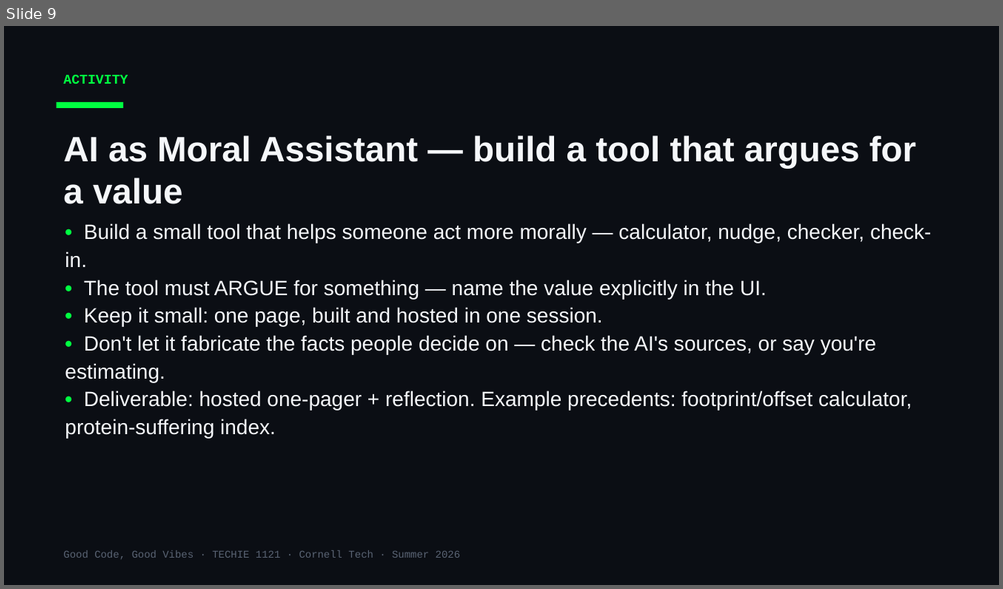
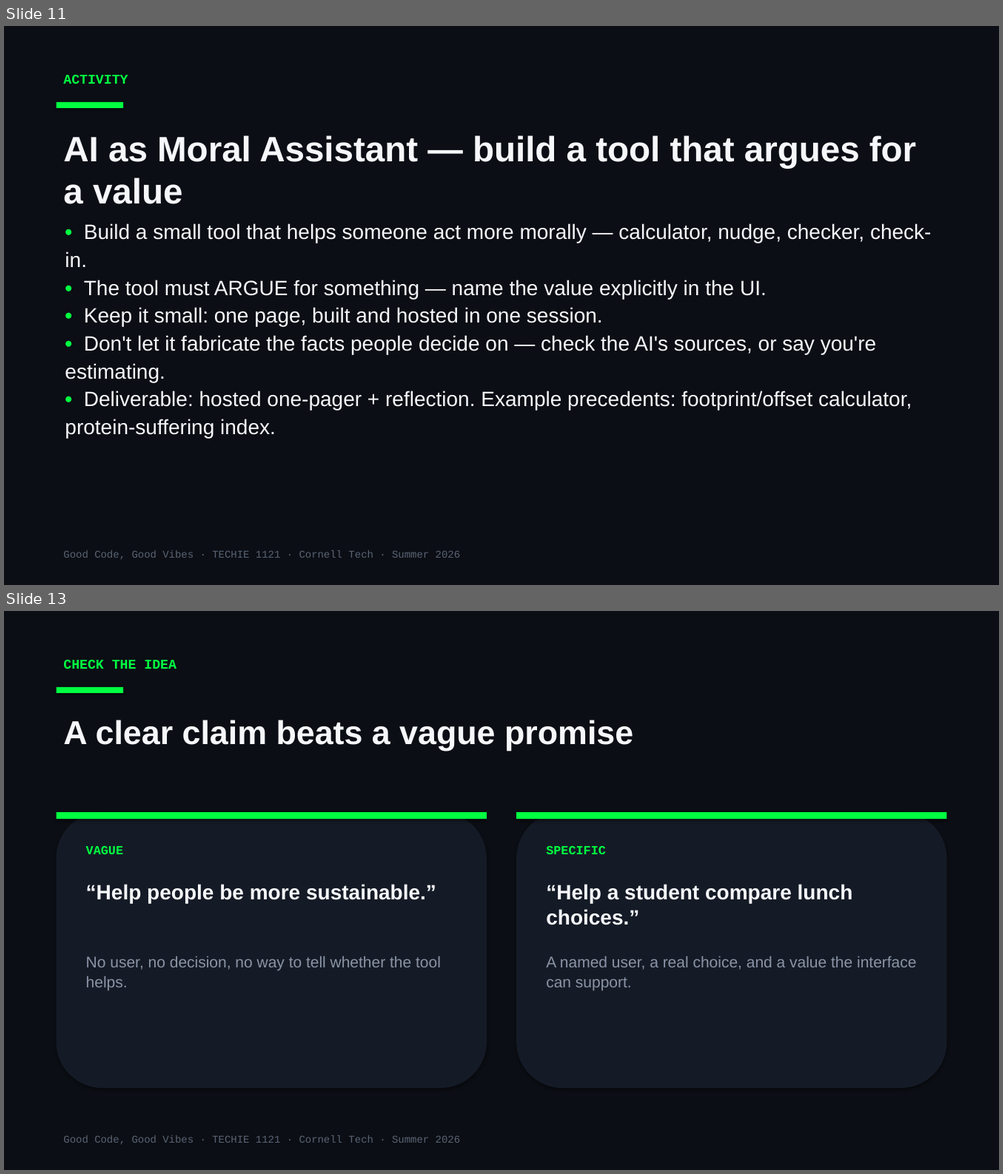
Before and after one commit to Cornell-Tech-Vibe-Coding-Summer-2026/website, a slide deck: slides/Week2-Mon-Values-In-Vibe-Coding.pptx. Shown one above the other, each under a label of ours: slide 9 before the commit, slides 11 and 13 after it; the slides between them are not shown. The pictures are 1003x589 and 1003x1174 pixels, drawn with LibreOffice and Linux fonts; fonts in the diff are those of the drawing. Boxes give left, top, right and bottom in pixels: in the first picture for what was removed or moved away, otherwise in the second. Text is boxed around its words. In the diff, an @@ line names an element or a change of style, - is before the commit and + after.

```diff
--- a/slides/Week2-Mon-Values-In-Vibe-Coding.pptx
+++ b/slides/Week2-Mon-Values-In-Vibe-Coding.pptx
@@ slide 13 added at <box>4,611,999,1170</box>, background #0B0E14 @@
@@ text added at <box>63,660,176,669</box>, 13 pt, text #00FF41, bold @@
+CHECK THE IDEA
@@ rectangle added at <box>57,687,123,693</box>, fill #00FF41 @@
@@ text added at <box>63,720,633,751</box>, 32 pt, text #F5F7FA, bold @@
+A clear claim beats a vague promise
@@ rounded rectangle added at <box>57,812,486,1088</box>, fill #151B26 @@
@@ rectangle added at <box>57,812,486,819</box>, fill #00FF41 @@
@@ rounded rectangle added at <box>517,812,947,1088</box>, fill #151B26 @@
@@ rectangle added at <box>517,812,947,819</box>, fill #00FF41 @@
@@ text added at <box>86,846,123,854</box>, 12 pt, text #00FF41, bold @@
+VAGUE
@@ text added at <box>546,846,606,854</box>, 12 pt, text #00FF41, bold @@
+SPECIFIC
@@ text added at <box>86,884,436,903</box>, 20 pt, text #F5F7FA, bold @@
+“Help people be more sustainable.”
@@ text added at <box>546,884,853,925</box>, 20 pt, text #F5F7FA, bold @@
+“Help a student compare lunch choices.”
@@ text added at <box>86,957,441,991</box>, 15 pt, text #8A94A6 @@
+No user, no decision, no way to tell whether the tool helps.
@@ text added at <box>546,957,916,991</box>, 15 pt, text #8A94A6 @@
+A named user, a real choice, and a value the interface can support.
@@ text added at <box>63,1136,460,1145</box>, 10 pt, text #5A6474 @@
+Good Code, Good Vibes · TECHIE 1121 · Cornell Tech · Summer 2026
@@ what was slide 9 is now slide 11 @@
```
Also in this commit, not shown: 9 other slides changed, 3 other slides added, 1 slide removed, 3 other files.
